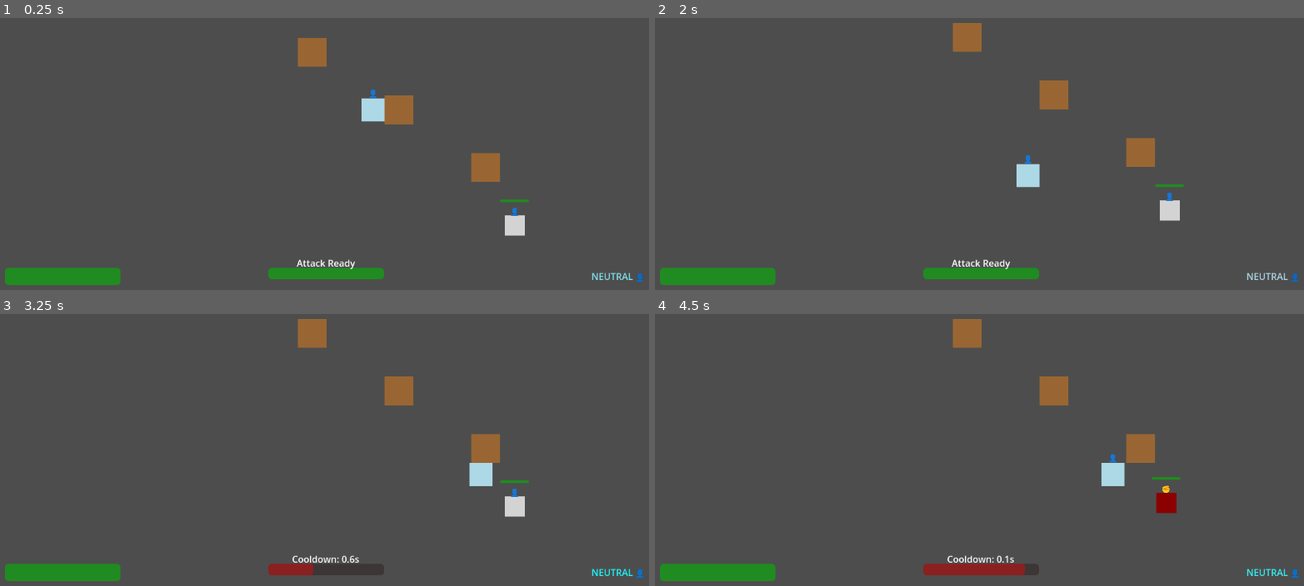
Above: before the commit, frames 1-4 (two rows, left to right).
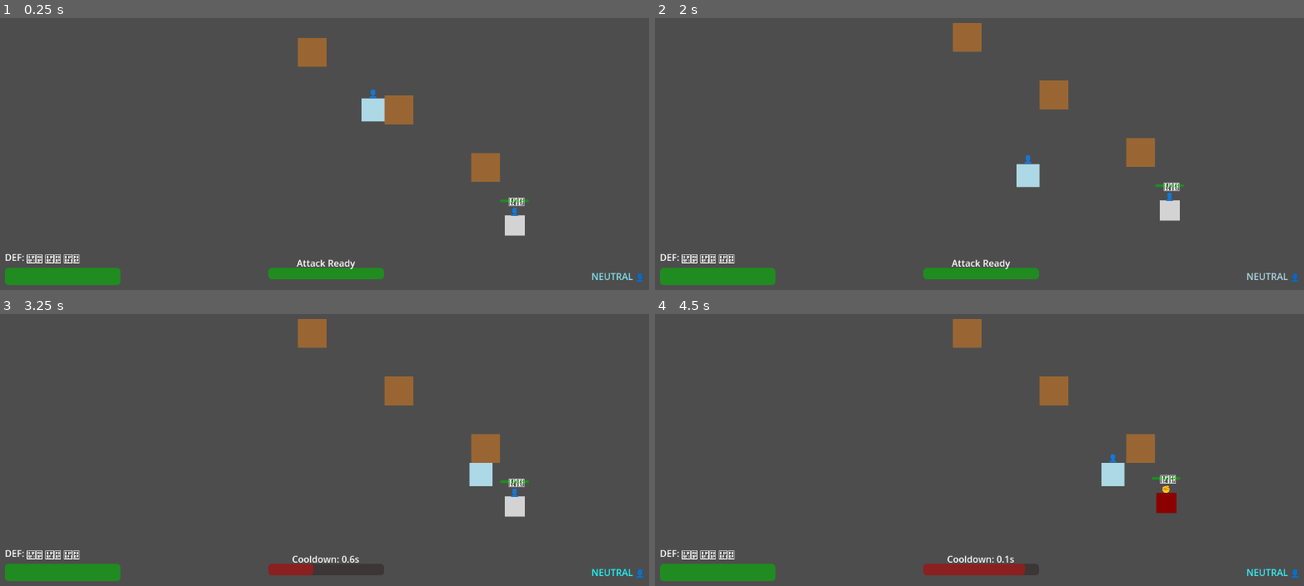
Above: after the commit, the same moments.

Repository: LouisZCode/rogue_hands_action_v1
Game: Godot game, scene res://scenes/main.tscn
Same seed, same stepped clock (60 frames per second), same inputs: the game is played once before the commit and once after it.
Inputs:
- Up to frame 1 (0.25 s): no input
- Up to frame 2 (2 s): tap Enter at 0.5 s; hold Right (move_right) 0.53-1.28 s; tap Space (attack) at 0.6, 1.25, 1.35 s; hold Down (move_down) from 1.28 s (still down)
- Up to frame 3 (3.25 s): release Down (move_down) at 2.03 s; hold Right (move_right) 2.03-2.78 s; hold S (gesture_paper) 2.03-2.78 s; tap Space (attack) at 2.3, 3.05 s; hold Up (move_up) from 2.78 s (still down); tap A (gesture_rock) at 2.85 s
- Up to frame 4 (4.5 s): release Up (move_up) at 3.53 s; hold D (gesture_scissors) 3.53-4.28 s; hold Left (move_left) from 3.53 s (still down); tap Space (attack) at 3.8, 4.35 s; tap Enter at 4.25 s

The runs differ from the first frame. In frame 1, 0.3% of the frame differs, in the area x 0-81%, y 66-91%; in frame 2, 0.3%; in frame 3, 0.3%; in frame 4, 0.3%, in the area x 0-81%, y 59-91%.

Commit message:
overhaul of fight system

Diff:
--- a/Scripts/Enemy.gd
+++ b/Scripts/Enemy.gd
@@ -11,8 +11,12 @@
 # Combat variables
 enum Stance { NEUTRAL, ROCK, PAPER, SCISSORS }
 var current_stance: Stance = Stance.NEUTRAL  # Start in neutral like player
-var max_health: int = 60
-var current_health: int = 60
+var max_health: int = 5
+var current_health: int = 5
+
+# Defense point system
+var max_defense_points: int = 1
+var current_defense_points: int = 1
 
 # AI State - Enhanced tactical system
 enum AIState { IDLE, OBSERVING, POSITIONING, STANCE_SELECTION, ATTACKING, RETREATING, STUNNED }
@@ -42,6 +46,10 @@
 var immunity_timer: float = 0.0
 var is_immune: bool = false
 
+# Stun system (enhanced existing STUNNED state)
+@export var stun_duration: float = 1.0
+var stun_timer: float = 0.0
+
 # Track which players have been hit during current dash
 var players_hit_this_dash: Array[Node] = []
 
@@ -49,6 +57,7 @@
 @onready var sprite: ColorRect = $Sprite
 @onready var stance_label: Label = $StanceLabel
 @onready var health_bar: ProgressBar = $HealthBar
+@onready var defense_point_label: Label = $DefensePoint
 @onready var detection_area: Area2D = $DetectionArea
 @onready var attack_area: Area2D = $AttackArea
 
@@ -69,12 +78,15 @@
 
 signal enemy_died
 signal enemy_attack(attacker_stance: Stance, attack_position: Vector2)
+signal enemy_defense_points_changed(current_defense: int, max_defense: int)
 
 func _ready():
 	update_visual()
 	detection_area.body_entered.connect(_on_detection_area_body_entered)
 	detection_area.body_exited.connect(_on_detection_area_body_exited)
 	attack_area.body_entered.connect(_on_attack_area_body_entered)
+	# Emit initial defense points
+	enemy_defense_points_changed.emit(current_defense_points, max_defense_points)
 
 func _physics_process(delta):
 	update_ai(delta)
@@ -152,7 +164,10 @@
 
 		AIState.STUNNED:
 			velocity = Vector2.ZERO
-			# Stunned state handled by timer
+			# Check if stun timer is done
+			if stun_timer <= 0:
+				current_state = AIState.RETREATING
+				retreat_timer = 1.0
 
 	# Movement is now handled in handle_dash_movement() during dashes
 	if not is_dashing:
@@ -286,13 +301,33 @@
 	if player_ref and not player_ref in players_hit_this_dash:
 		var distance = global_position.distance_to(player_ref.global_position)
 		if distance <= attack_range:
-			# Deal damage based on stance matchup
-			var damage = calculate_combat_damage(current_stance, player_ref.current_stance)
-			if damage > 0:
-				player_ref.take_damage(damage)
-				# Add player to the list of already hit players
-				players_hit_this_dash.append(player_ref)
-				print("Enemy hit player for ", damage, " damage during dash")
+			# Detect combat scenario: mutual attack or attack vs defense
+			var is_mutual_attack = detect_mutual_attack_with_player()
+			# Calculate combat result based on stance matchup and scenario
+			var combat_result = calculate_combat_damage(current_stance, player_ref.current_stance, is_mutual_attack)
+
+			# Handle defense point consumption
+			if combat_result.player_defense_consumed:
+				if player_ref.has_method("consume_defense_point"):
+					if player_ref.consume_defense_point():
+						print("Player blocked with defense point!")
+					else:
+						# No defense points left, take damage instead
+						combat_result.damage = 2
+						player_ref.take_damage(combat_result.damage)
+				else:
+					# Fallback if method doesn't exist
+					player_ref.take_damage(combat_result.damage)
+			elif combat_result.damage > 0:
+				player_ref.take_damage(combat_result.damage)
+
+			# Handle enemy stun
+			if combat_result.enemy_stunned:
+				apply_stun()
+
+			# Add player to the list of already hit players
+			players_hit_this_dash.append(player_ref)
+			print("Enemy attack result: ", combat_result.damage, " damage (mutual: ", is_mutual_attack, ")")
 
 func calculate_damage(attacker_stance: Stance, defender_stance: Stance) -> int:
 	# Rock-Paper-Scissors logic
@@ -305,59 +340,112 @@
 	else:
 		return 5   # Lose damage
 
-func calculate_combat_damage(enemy_stance: Stance, player_stance) -> int:
-	# Enemy attacks player - proper Rock-Paper-Scissors logic for all stances
-	# Enemy enum: 0=NEUTRAL, 1=ROCK, 2=PAPER, 3=SCISSORS
-	# Player enum: 0=NEUTRAL, 1=ROCK, 2=PAPER, 3=SCISSORS
+func calculate_combat_damage(enemy_stance: Stance, player_stance, is_mutual_attack: bool = false) -> Dictionary:
+	# Returns: {damage: int, enemy_stunned: bool, player_defense_consumed: bool}
+	var result = {"damage": 0, "enemy_stunned": false, "player_defense_consumed": false}
+
 	var player_stance_int = int(player_stance)
 	var enemy_stance_int = int(enemy_stance)
 
-	# Player in neutral takes base damage (will be reduced in Player.take_damage())
-	if player_stance_int == 0:
-		return 20  # Base damage for neutral stance
-
-	# Enemy in neutral shouldn't attack (but handle just in case)
-	if enemy_stance_int == 0:
-		return 5  # Minimal damage if somehow attacking in neutral
-
-	# Combat logic: Full rock-paper-scissors for all enemy stances
-	if enemy_stance_int == player_stance_int:
-		return 10  # Tie damage
+	# Mutual attack scenario (both dashing)
+	if is_mutual_attack:
+		if enemy_stance_int == player_stance_int:
+			# Tie - no damage to either
+			result.damage = 0
+			return result
+		elif (enemy_stance_int == 1 and player_stance_int == 3) or \
+			 (enemy_stance_int == 2 and player_stance_int == 1) or \
+			 (enemy_stance_int == 3 and player_stance_int == 2):
+			# Enemy wins - player gets stunned, enemy deals 2 damage
+			result.damage = 2
+			return result
+		else:
+			# Enemy loses - enemy gets stunned, no damage
+			result.damage = 0
+			result.enemy_stunned = true
+			return result
+
+	# Attack vs Defense scenario (enemy attacking, player defending)
+	if player_stance_int == 0:  # vs Neutral
+		result.damage = 1
+	elif enemy_stance_int == player_stance_int:  # Same stance defense
+		result.damage = 0
+		result.player_defense_consumed = true
 	elif (enemy_stance_int == 1 and player_stance_int == 3) or \
 		 (enemy_stance_int == 2 and player_stance_int == 1) or \
 		 (enemy_stance_int == 3 and player_stance_int == 2):
-		return 30  # Enemy wins - full damage
+		# Enemy wins
+		result.damage = 2
 	else:
-		return 5   # Enemy loses - minimal damage
-
-func take_damage_from_player(player_stance, attack_position: Vector2):
-	# Convert player stance to comparable format
+		# Enemy loses (parry) - enemy gets stunned
+		result.damage = 0
+		result.enemy_stunned = true
+
+	return result
+
+func take_damage_from_player(player_stance, attack_position: Vector2, is_mutual_attack: bool = false):
+	var player_stance_int = int(player_stance)
+	var enemy_stance_int = int(current_stance)
+
 	var damage = 0
 	var result = ""
-
-	# Proper Rock-Paper-Scissors logic using integers for all enemy stances
-	# Player enum: 0=NEUTRAL, 1=ROCK, 2=PAPER, 3=SCISSORS
-	# Enemy enum: 0=NEUTRAL, 1=ROCK, 2=PAPER, 3=SCISSORS
-	var player_stance_int = int(player_stance)
-	var enemy_stance_int = int(current_stance)  # Enemy can now use any stance
-
-	# Players in neutral stance cannot attack (this shouldn't happen due to attack restrictions)
-	if player_stance_int == 0:  # NEUTRAL
-		damage = 0
-		result = "NO DAMAGE - NEUTRAL STANCE"
-	elif player_stance_int == enemy_stance_int:  # Tie
-		damage = 10  # Tie
-		result = "TIE - " + Stance.keys()[current_stance] + " vs " + Player.Stance.keys()[player_stance]
-	elif (player_stance_int == 1 and enemy_stance_int == 3) or \
-		 (player_stance_int == 2 and enemy_stance_int == 1) or \
-		 (player_stance_int == 3 and enemy_stance_int == 2):
-		damage = 30  # Player wins
-		result = "PLAYER WINS - " + Player.Stance.keys()[player_stance] + " beats " + Stance.keys()[current_stance]
+	var player_stunned = false
+	var enemy_defense_consumed = false
+
+	# Mutual attack scenario (both dashing)
+	if is_mutual_attack:
+		if player_stance_int == enemy_stance_int:
+			# Tie - no damage to either
+			damage = 0
+			result = "MUTUAL TIE - No damage"
+		elif (player_stance_int == 1 and enemy_stance_int == 3) or \
+			 (player_stance_int == 2 and enemy_stance_int == 1) or \
+			 (player_stance_int == 3 and enemy_stance_int == 2):
+			# Player wins - enemy takes 2 damage
+			damage = 2
+			result = "MUTUAL WIN - Player " + Player.Stance.keys()[player_stance] + " beats " + Stance.keys()[current_stance]
+		else:
+			# Player loses - player gets stunned, no damage to enemy
+			damage = 0
+			player_stunned = true
+			result = "MUTUAL LOSS - Player stunned by " + Stance.keys()[current_stance]
 	else:
-		damage = 5   # Player loses (reduced damage)
-		result = "PLAYER LOSES - " + Stance.keys()[current_stance] + " beats " + Player.Stance.keys()[player_stance]
-
-	take_damage(damage)
+		# Attack vs Defense scenario (player attacking, enemy defending)
+		if enemy_stance_int == 0:  # Enemy in neutral
+			damage = 1
+			result = "vs NEUTRAL - 1 damage"
+		elif player_stance_int == enemy_stance_int:  # Same stance defense
+			damage = 0
+			enemy_defense_consumed = true
+			result = "BLOCKED - Enemy used defense point"
+		elif (player_stance_int == 1 and enemy_stance_int == 3) or \
+			 (player_stance_int == 2 and enemy_stance_int == 1) or \
+			 (player_stance_int == 3 and enemy_stance_int == 2):
+			# Player wins
+			damage = 2
+			result = "PLAYER WINS - " + Player.Stance.keys()[player_stance] + " beats " + Stance.keys()[current_stance]
+		else:
+			# Player loses (parry) - player gets stunned
+			damage = 0
+			player_stunned = true
+			result = "PARRY - Player stunned by " + Stance.keys()[current_stance]
+
+	# Handle defense point consumption
+	if enemy_defense_consumed:
+		if consume_defense_point():
+			print("Enemy blocked with defense point!")
+		else:
+			# No defense points left, take damage instead
+			damage = 2
+			take_damage(damage)
+	elif damage > 0:
+		take_damage(damage)
+
+	# Handle player stun
+	if player_stunned:
+		if player_ref and player_ref.has_method("apply_stun"):
+			player_ref.apply_stun()
+
 	print("Combat: Player ", Player.Stance.keys()[player_stance], " vs Enemy ", Stance.keys()[current_stance], " - Damage: ", damage, " - ", result)
 
 func take_damage(amount: int):
@@ -413,10 +501,15 @@
 	if stance_to_dash_timer > 0:
 		stance_to_dash_timer -= delta
 
+	# Update stun timer
+	if stun_timer > 0:
+		stun_timer -= delta
+
 func update_visual():
 	sprite.color = stance_colors[current_stance]
 	stance_label.text = stance_symbols[current_stance]
 	update_health_bar()
+	update_defense_point_visual()
 
 func update_health_bar():
 	var health_percent = float(current_health) / float(max_health) * 100.0
@@ -429,6 +522,31 @@
 		health_bar.modulate = Color.YELLOW
 	else:
 		health_bar.modulate = Color.RED
+
+func update_defense_point_visual():
+	if defense_point_label:
+		if current_defense_points > 0:
+			defense_point_label.text = "🛡️"
+			defense_point_label.modulate = Color.WHITE
+		else:
+			defense_point_label.text = "💔"
+			defense_point_label.modulate = Color.GRAY
+
+func consume_defense_point() -> bool:
+	if current_defense_points > 0:
+		current_defense_points -= 1
+		enemy_defense_points_changed.emit(current_defense_points, max_defense_points)
+		update_defense_point_visual()
+		return true
+	return false
+
+func apply_stun():
+	current_state = AIState.STUNNED
+	stun_timer = stun_duration
+	# Visual feedback for stun
+	var tween = create_tween()
+	tween.tween_property(sprite, "modulate", Color.PURPLE, 0.2)
+	print("Enemy stunned for ", stun_duration, " seconds!")
 
 func die():
 	print("Enemy died!")
@@ -460,6 +578,15 @@
 		flicker_tween.tween_property(sprite, "modulate:a", 0.3, 0.05)
 		flicker_tween.tween_property(sprite, "modulate:a", 1.0, 0.05)
 
+func is_currently_dashing() -> bool:
+	return is_dashing
+
+func detect_mutual_attack_with_player() -> bool:
+	# Check if player is also dashing (mutual attack scenario)
+	if player_ref and player_ref.has_method("is_currently_dashing"):
+		return player_ref.is_currently_dashing()
+	return false
+
 func _on_attack_area_body_entered(body):
 	# Attack area entry is now handled in the tactical AI states
 	pass
--- a/Scripts/GameManager.gd
+++ b/Scripts/GameManager.gd
@@ -6,6 +6,9 @@
 @onready var stance_indicator: Label = $"../UILayer/HealthUI/StanceIndicator"
 @onready var attack_cooldown_bar: ProgressBar = $"../UILayer/HealthUI/AttackCooldownBar"
 @onready var cooldown_label: Label = $"../UILayer/HealthUI/CooldownLabel"
+@onready var defense_point_1: Label = $"../UILayer/HealthUI/PlayerDefensePoints/DefensePoint1"
+@onready var defense_point_2: Label = $"../UILayer/HealthUI/PlayerDefensePoints/DefensePoint2"
+@onready var defense_point_3: Label = $"../UILayer/HealthUI/PlayerDefensePoints/DefensePoint3"
 @onready var player: Player = $"../GameLayer/Player"
 @onready var enemy: Enemy = $"../GameLayer/Enemy"
 
@@ -19,16 +22,19 @@
 		player.stance_changed.connect(_on_player_stance_changed)
 		player.player_attack.connect(_on_player_attack)
 		player.attack_cooldown_changed.connect(_on_player_attack_cooldown_changed)
+		player.defense_points_changed.connect(_on_player_defense_points_changed)
 
 	# Connect enemy signals
 	if enemy:
 		enemy.enemy_died.connect(_on_enemy_died)
 		enemy.enemy_attack.connect(_on_enemy_attack)
+		enemy.enemy_defense_points_changed.connect(_on_enemy_defense_points_changed)
 
 	# Initialize UI
-	update_player_health_ui(player.current_health if player else 100)
+	update_player_health_ui(player.current_health if player else 5)
 	update_stance_ui(player.current_stance if player else Player.Stance.ROCK)
 	update_attack_cooldown_ui(0.0, 1.0)  # Initialize cooldown bar
+	update_player_defense_points_ui(3, 3)  # Initialize defense points
 
 func _on_player_health_changed(new_health: int):
 	update_player_health_ui(new_health)
@@ -52,9 +58,16 @@
 func _on_enemy_attack(attacker_stance: Enemy.Stance, attack_position: Vector2):
 	print("Enemy attacks with: ", Enemy.Stance.keys()[attacker_stance])
 
+func _on_player_defense_points_changed(current_defense: int, max_defense: int):
+	update_player_defense_points_ui(current_defense, max_defense)
+
+func _on_enemy_defense_points_changed(current_defense: int, max_defense: int):
+	# For now just print, enemy defense points visual will be added next
+	print("Enemy defense points: ", current_defense, "/", max_defense)
+
 func update_player_health_ui(health: int):
 	if player_health_bar:
-		var health_percent = float(health) / 100.0 * 100.0
+		var health_percent = float(health) / 5.0 * 100.0
 		player_health_bar.value = health_percent
 
 		# Change health bar color
@@ -104,6 +117,19 @@
 			cooldown_label.text = "Cooldown: %.1fs" % current_cooldown
 			attack_cooldown_bar.modulate = Color.RED
 
+func update_player_defense_points_ui(current_defense: int, max_defense: int):
+	# Update defense point visual indicators
+	var defense_points = [defense_point_1, defense_point_2, defense_point_3]
+
+	for i in range(max_defense):
+		if i < defense_points.size() and defense_points[i]:
+			if i < current_defense:
+				defense_points[i].text = "🛡️"  # Active defense point
+				defense_points[i].modulate = Color.WHITE
+			else:
+				defense_points[i].text = "💔"  # Used defense point
+				defense_points[i].modulate = Color.GRAY
+
 func spawn_new_enemy():
 	# Create new enemy at random position
 	var enemy_scene = preload("res://scenes/Enemy.tscn")
@@ -122,6 +148,7 @@
 	# Connect signals
 	new_enemy.enemy_died.connect(_on_enemy_died)
 	new_enemy.enemy_attack.connect(_on_enemy_attack)
+	new_enemy.enemy_defense_points_changed.connect(_on_enemy_defense_points_changed)
 
 	# Update enemy reference
 	enemy = new_enemy
--- a/Scripts/Player.gd
+++ b/Scripts/Player.gd
@@ -9,8 +9,12 @@
 # Combat variables
 enum Stance { NEUTRAL, ROCK, PAPER, SCISSORS }
 var current_stance: Stance = Stance.NEUTRAL
-var max_health: int = 100
-var current_health: int = 100
+var max_health: int = 5
+var current_health: int = 5
+
+# Defense point system
+var max_defense_points: int = 3
+var current_defense_points: int = 3
 
 # Dash variables
 var is_dashing: bool = false
@@ -25,6 +29,11 @@
 @export var immunity_duration: float = 0.5
 var immunity_timer: float = 0.0
 var is_immune: bool = false
+
+# Stun system
+@export var stun_duration: float = 1.0
+var stun_timer: float = 0.0
+var is_stunned: bool = false
 
 # Track which enemies have been hit during current dash
 var enemies_hit_this_dash: Array[Node] = []
@@ -53,10 +62,13 @@
 signal stance_changed(new_stance: Stance)
 signal player_attack(attacker_stance: Stance, attack_position: Vector2)
 signal attack_cooldown_changed(current_cooldown: float, max_cooldown: float)
+signal defense_points_changed(current_defense: int, max_defense: int)
 
 func _ready():
 	update_stance_visual()
 	attack_area.body_entered.connect(_on_attack_area_body_entered)
+	# Emit initial defense points
+	defense_points_changed.emit(current_defense_points, max_defense_points)
 
 func _physics_process(delta):
 	handle_movement(delta)
@@ -73,6 +85,14 @@
 		if immunity_timer <= 0:
 			is_immune = false
 			# Reset visual feedback when immunity ends
+			sprite.modulate = Color.WHITE
+
+	# Update stun timer
+	if stun_timer > 0:
+		stun_timer -= delta
+		if stun_timer <= 0:
+			is_stunned = false
+			# Reset visual feedback when stun ends
 			sprite.modulate = Color.WHITE
 
 	# Check for attack hits during dash
@@ -118,8 +138,8 @@
 	move_and_slide()
 
 func handle_input():
-	# Don't handle input during dash
-	if is_dashing:
+	# Don't handle input during dash or stun
+	if is_dashing or is_stunned:
 		return
 
 	# Stance selection - hold keys to maintain stance
@@ -199,7 +219,9 @@
 	var bodies = attack_area.get_overlapping_bodies()
 	for body in bodies:
 		if body.has_method("take_damage_from_player") and not body in enemies_hit_this_dash:
-			body.take_damage_from_player(current_stance, global_position)
+			# Detect combat scenario: mutual attack or attack vs defense
+			var is_mutual_attack = detect_mutual_attack(body)
+			body.take_damage_from_player(current_stance, global_position, is_mutual_attack)
 			# Add enemy to the list of already hit enemies
 			enemies_hit_this_dash.append(body)
 
@@ -241,6 +263,21 @@
 	current_health = min(max_health, current_health + amount)
 	health_changed.emit(current_health)
 
+func consume_defense_point() -> bool:
+	if current_defense_points > 0:
+		current_defense_points -= 1
+		defense_points_changed.emit(current_defense_points, max_defense_points)
+		return true
+	return false
+
+func apply_stun():
+	is_stunned = true
+	stun_timer = stun_duration
+	# Visual feedback for stun
+	var tween = create_tween()
+	tween.tween_property(sprite, "modulate", Color.PURPLE, 0.2)
+	print("Player stunned for ", stun_duration, " seconds!")
+
 func die():
 	print("Player died!")
 	# Handle player death (restart game, etc.)
@@ -254,6 +291,15 @@
 		flicker_tween.tween_property(sprite, "modulate:a", 0.3, 0.05)
 		flicker_tween.tween_property(sprite, "modulate:a", 1.0, 0.05)
 
+func is_currently_dashing() -> bool:
+	return is_dashing
+
+func detect_mutual_attack(enemy_body) -> bool:
+	# Check if enemy is also dashing (mutual attack scenario)
+	if enemy_body.has_method("is_currently_dashing"):
+		return enemy_body.is_currently_dashing()
+	return false
+
 func _on_attack_area_body_entered(body):
 	# This is called when something enters attack range
 	pass
--- a/scenes/Enemy.tscn
+++ b/scenes/Enemy.tscn
@@ -63,3 +63,17 @@
 offset_bottom = -40.0
 value = 100.0
 show_percentage = false
+
+[node name="DefensePoint" type="Label" parent="."]
+anchors_preset = 8
+anchor_left = 0.5
+anchor_top = 0.5
+anchor_right = 0.5
+anchor_bottom = 0.5
+offset_left = -10.0
+offset_top = -55.0
+offset_right = 10.0
+offset_bottom = -45.0
+text = "🛡️"
+horizontal_alignment = 1
+vertical_alignment = 1
--- a/scenes/main.tscn
+++ b/scenes/main.tscn
@@ -163,5 +163,34 @@
 horizontal_alignment = 1
 vertical_alignment = 1
 
+[node name="PlayerDefensePoints" type="HBoxContainer" parent="UILayer/HealthUI"]
+layout_mode = 0
+anchor_top = 1.0
+anchor_bottom = 1.0
+offset_left = 20.0
+offset_top = -80.0
+offset_right = 120.0
+offset_bottom = -60.0
+
+[node name="DefenseLabel" type="Label" parent="UILayer/HealthUI/PlayerDefensePoints"]
+layout_mode = 2
+text = "DEF:"
+vertical_alignment = 1
+
+[node name="DefensePoint1" type="Label" parent="UILayer/HealthUI/PlayerDefensePoints"]
+layout_mode = 2
+text = "🛡️"
+vertical_alignment = 1
+
+[node name="DefensePoint2" type="Label" parent="UILayer/HealthUI/PlayerDefensePoints"]
+layout_mode = 2
+text = "🛡️"
+vertical_alignment = 1
+
+[node name="DefensePoint3" type="Label" parent="UILayer/HealthUI/PlayerDefensePoints"]
+layout_mode = 2
+text = "🛡️"
+vertical_alignment = 1
+
 [node name="GameManager" type="Node" parent="."]
 script = ExtResource("3_game_manager")
Not shown, changed: .claude/settings.local.json
Not shown, removed: COMBAT_BALANCING_CHANGES.md
Not shown, added: COMBAT_LOGIC.md
